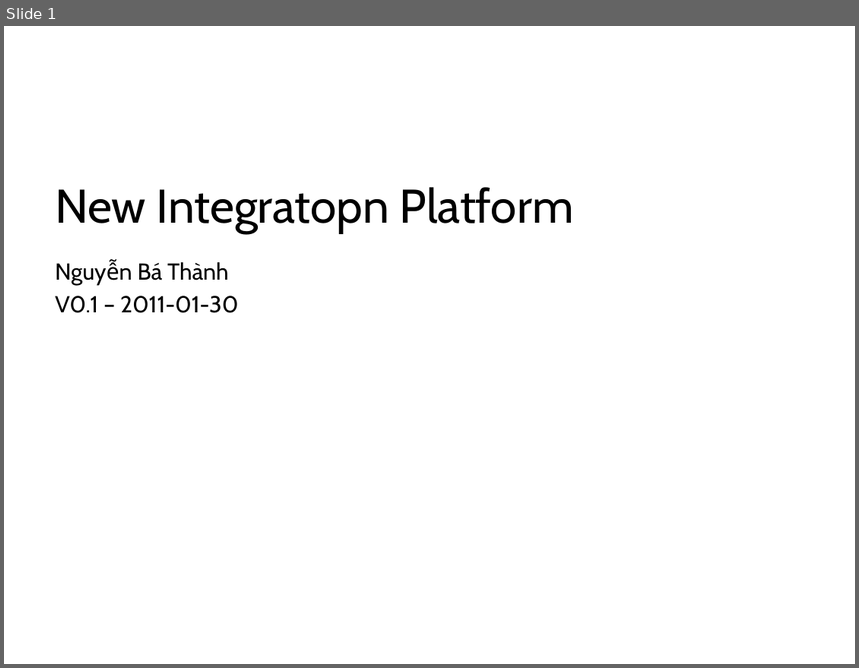
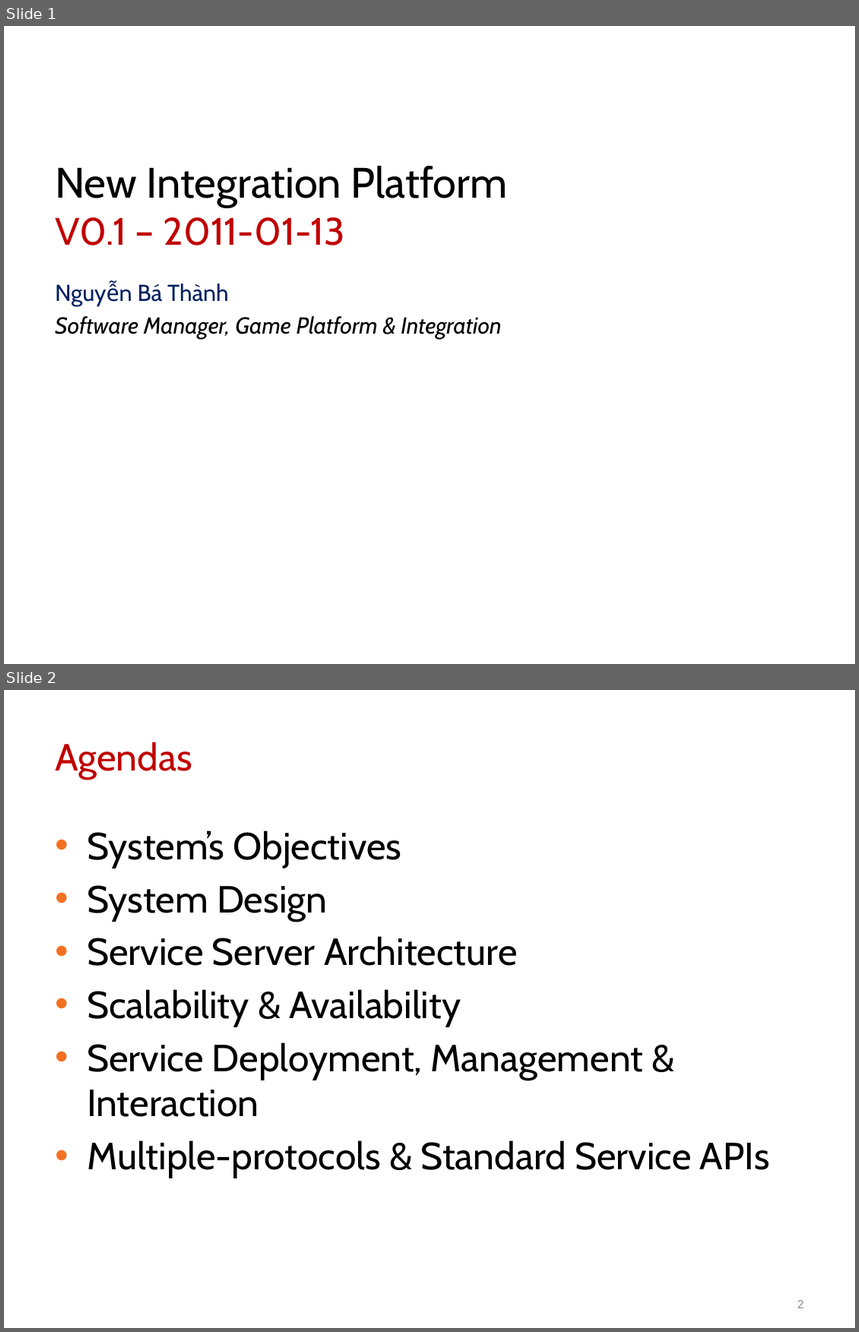
Before and after one commit to btnguyen2k/btnguyen2k-personal, a slide deck: vng-ip/NewIP/docs/Design/NewIP.pptx. Shown one above the other, each under a label of ours: slide 1 before the commit, slides 1 and 2 after it. The pictures are 859x668 and 859x1332 pixels, drawn with LibreOffice and Linux fonts; fonts in the diff are those of the drawing; background and template pictures are left out. Boxes give left, top, right and bottom in pixels: in the first picture for what was removed or moved away, otherwise in the second. Text is boxed around its words. In the diff, an @@ line names an element or a change of style, - is before the commit and + after.

```diff
--- a/vng-ip/NewIP/docs/Design/NewIP.pptx
+++ b/vng-ip/NewIP/docs/Design/NewIP.pptx
@@ slide 2 added at box(4, 690, 855, 1328), background picture (left out) @@
@@ title added at box(55, 742, 192, 779), 32 pt, text #C00000 @@
+Agendas
@@ text added at box(87, 831, 770, 1178), 32 pt, text #000000 @@
+• System’s Objectives
+• System Design
+• Service Server Architecture
+• Scalability & Availability
+• Service Deployment, Management & Interaction
+• Multiple-protocols & Standard Service APIs
@@ page number added at box(797, 1300, 804, 1309), 10 pt, text #8C8C8C @@
+2
@@ slide 1 changed as well @@
@@ title at box(55, 166, 508, 246): text changed; size 40 to 36 pt @@
-New Integratopn Platform
+New Integration Platform
+V0.1 – 2011-01-13
@@ subtitle "Nguyễn Bá Thành": place and size @@
-subtitle "Nguyễn Bá Thành" at box(55, 262, 239, 313)
+subtitle "Nguyễn Bá Thành" at box(55, 284, 501, 339)
@@ subtitle at box(138, 284, 229, 302): text colour #000000 to #002060 in "Nguyễn Bá Thành" @@
@@ subtitle at box(55, 316, 501, 339): text changed; italic on @@
-V0.1 – 2011-01-30
+Software Manager, Game Platform & Integration
```
Also in this commit, not shown: 1 other slide changed, 10 other slides added, 3 other files.
